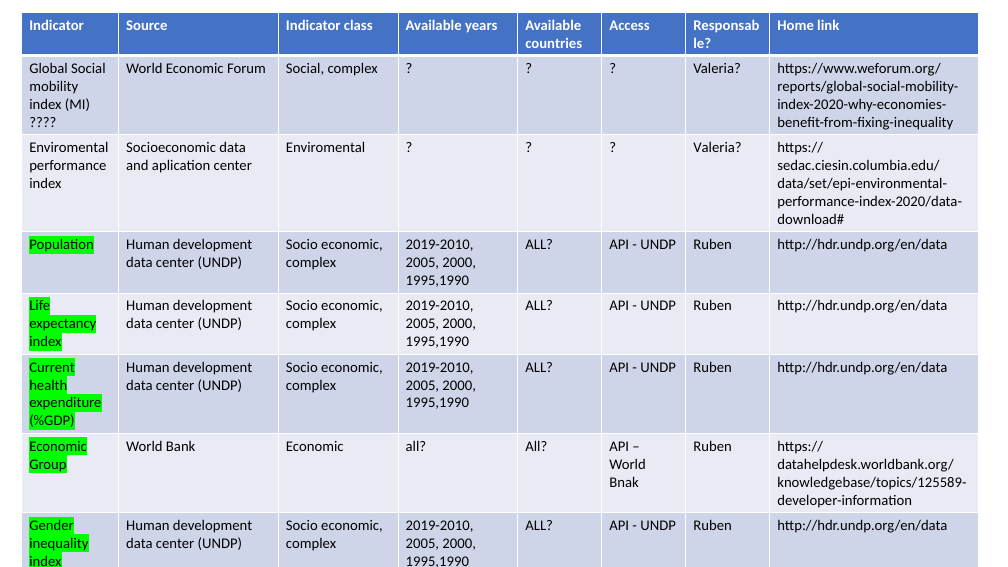
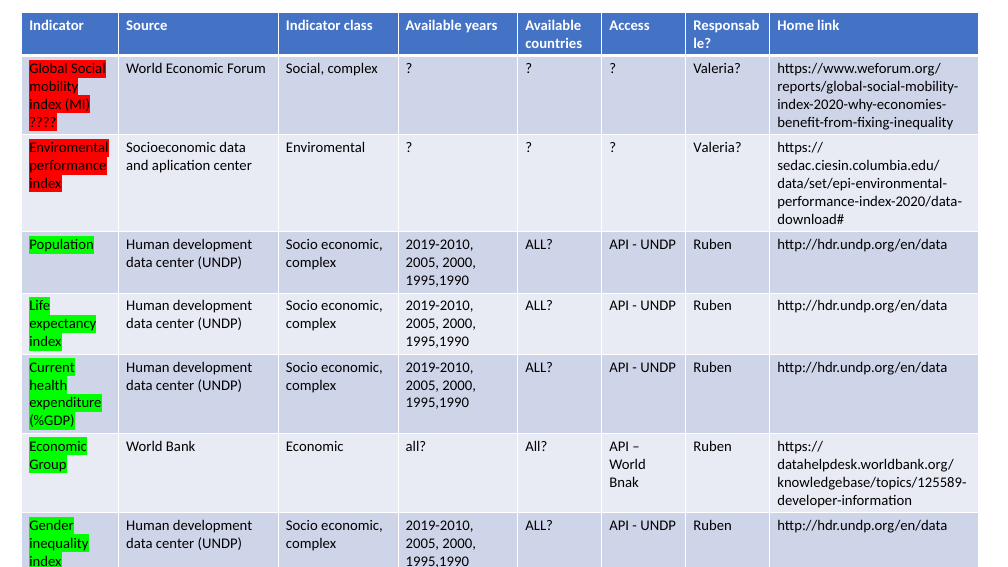
Before and after one commit to rjlopez2/ADS-_CAS_Bern_2020, a slide deck: slide 3 of Projects/M3/Project.pptx. Drawn at 1008x567 pixels with LibreOffice and Linux fonts; fonts in the diff are those of the drawing. Boxes give left, top, right and bottom in pixels: in the first picture for what was removed or moved away, otherwise in the second. Text is boxed around its words. In the diff, an @@ line names an element or a change of style, - is before the commit and + after.

Commit message:
update pptx file

```diff
--- a/Projects/M3/Project.pptx
+++ b/Projects/M3/Project.pptx
@@ table at bbox=[22, 12, 979, 567] @@
@@ highlight none to #FF0000 in "Global Social mobility index (MI)", "????", "Enviromental performance index" @@
```
Also in this commit, not shown: 1 other slide changed.
